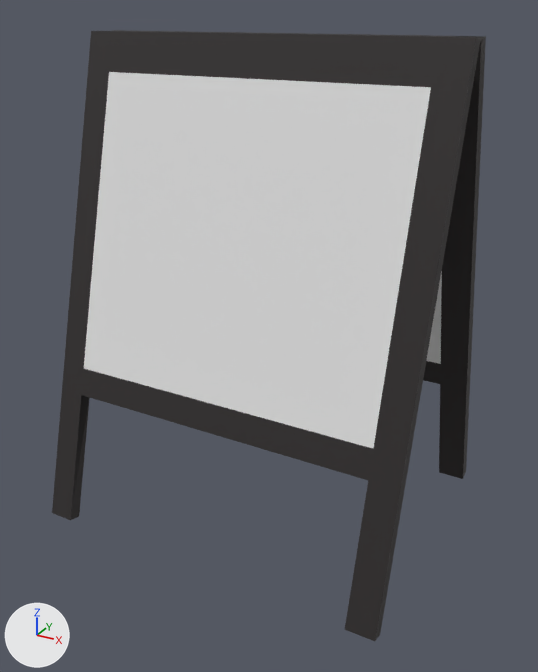
Two versions of the glTF model styles/stick-man/assets/props/street/ad-board.glb, one commit apart.
One viewpoint serves both versions: a 50 mm camera at (1.76, -3.18, 2.6) aimed at (0.05, -0.08, 1.05). Every picture has the same lights, and +X, +Y and +Z are marked at lower left. The first picture is the older version.

The first picture shows 'ad-board'.
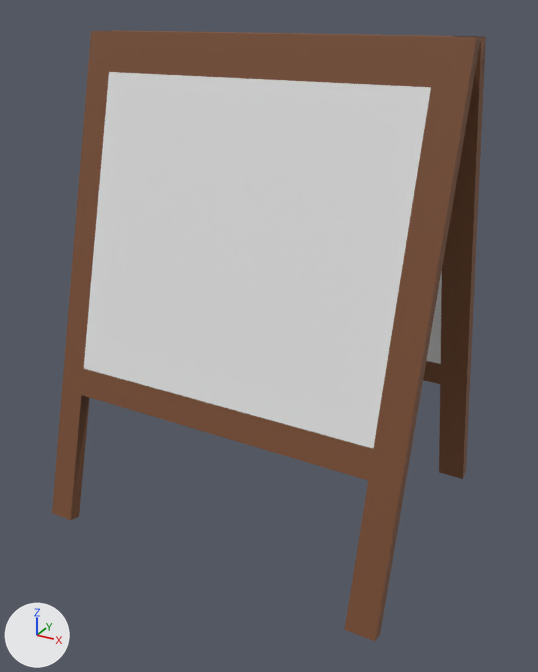
The newer file is also rescaled (x0.44) as a whole; pictures and numbers use the older file's frame.

Changed parts and their boxes [x1, y1, x2, y2] in the pictures (538 x 672 px):
'ad-board', recoloured (black to brown)
    both: [52, 30, 486, 641]

The change, as a list of edits to the scene's bpy script:
```text
Change mat_flat_s_0:
    mat_flat_s_0.base_color: (0.0252, 0.0212, 0.0212) -> (0.195, 0.0762, 0.0319)  # black #2c2828 -> brown #7a4e32
```
